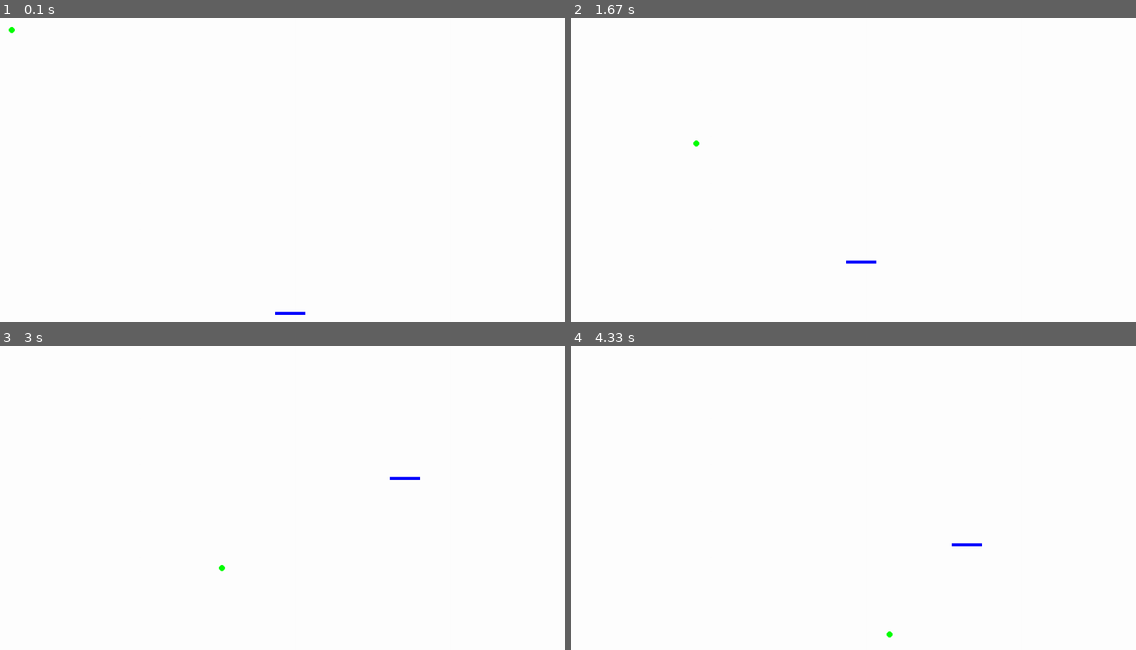
Above: before the commit, frames 1-4 (two rows, left to right).
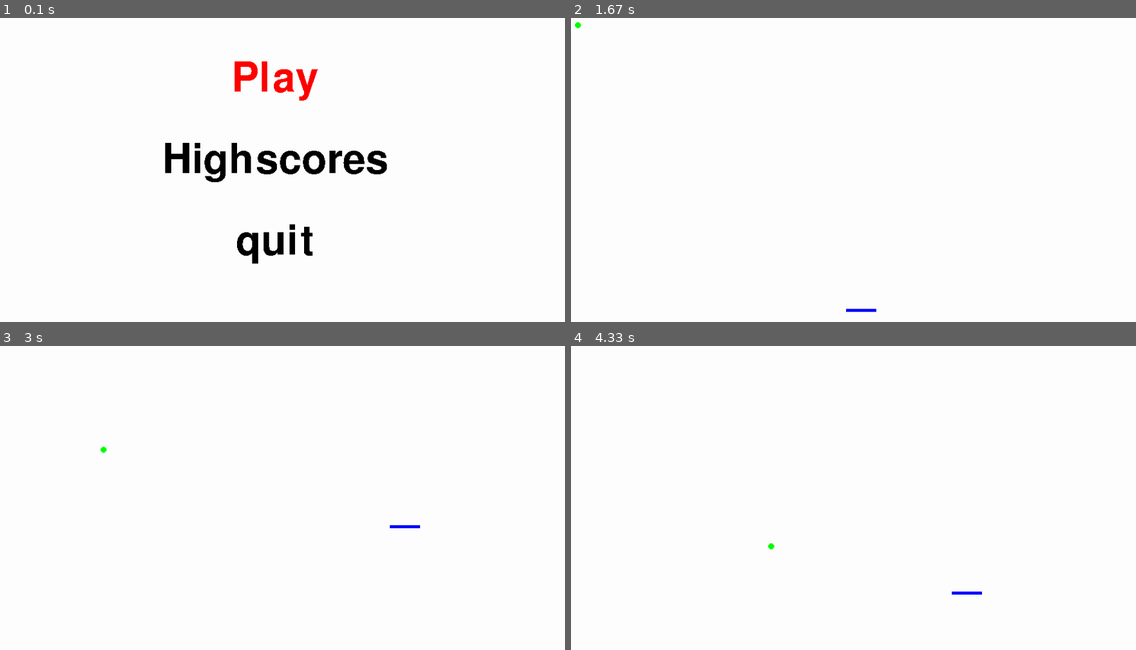
Above: after the commit, the same moments.

Repository: Arcthuruss/breakout
Game: pygame game, started from casse-brique.py
Two runs of this game, one before a commit and one after it. Both use one fixed random seed, a clock stepped at 60 frames per second and the inputs below.
Inputs (mouse positions are in pixels of both pictures, inside the frame that each line leads up to):
- Up to frame 1 (0.1 s): no input
- Up to frame 2 (1.67 s): hold Up 0.33-0.8 s; move the mouse to (825, 176) at 0.37 s; tap Enter at 0.88 s; hold Down 1.22-1.52 s; hold Enter from 1.55 s (still down); hold Up from 1.55 s (still down)
- Up to frame 3 (3 s): release Enter at 1.92 s; release Up at 1.92 s; hold Up 1.95-2.32 s; hold Right 2.35-2.98 s
- Up to frame 4 (4.33 s): hold Down 3.02-3.38 s; hold Left 3.42-3.88 s; hold Right from 3.92 s (still down)

The runs differ from the first frame. In frame 1, 3.4% of the frame differs, in the area x 1-69%, y 2-98%; in frame 2, 0.2%; in frame 3, 0.2%; in frame 4, 0.2%.

Commit message:
added start menu and ambatukam music triggered by ambasing splah text

Diff:
--- a/casse-brique.py
+++ b/casse-brique.py
@@ -6,10 +6,15 @@
 import menu
 
 pygame.mixer.init()
-pygame.mixer.music.load("sounds/musics/"+choice(["pvz_sam","Bury_the_light"])+".ogg")
-
+if splash_text == "Ambasing" :
+    pygame.mixer.music.load("sounds/musics/Ambatukam.ogg")
+else :
+    pygame.mixer.music.load("sounds/musics/"+choice(["pvz_sam","Bury_the_light"])+".ogg")
 
 fenetre = ouvrir_fenetre(largeur_fenetre, hauteur_fenetre)
+
+menu.start(fenetre)
+
 balle=Balle()
 raquette=Raquette(largeur_fenetre//2,hauteur_fenetre-20)
 #shut the fuck up
--- a/gestion_fenetre.py
+++ b/gestion_fenetre.py
@@ -17,8 +17,8 @@
 font = pygame.font.Font("Monocraft.otf", 100)
 
 with open("splash_texts.txt",'r',encoding='utf-8') as f:
-    splash_texts=f.read().split('\n')
-caption = "Casse-Brique : " + choice(splash_texts)
+    splash_text=choice(f.read().split('\n'))
+caption = "Casse-Brique : " + splash_text
 icon = pygame.image.load("textures/vergil_face.jpg")
 
 def ouvrir_fenetre(largeur, hauteur):
--- a/menu.py
+++ b/menu.py
@@ -27,3 +27,38 @@
 
                 case "quit" :
                     exit()
+
+def start(fenetre) :
+    options = ["Play","Highscores","quit"]
+    cursor = 0
+    while 1 :
+        for i,v in enumerate(options) :
+            text = font.render(v, False, RED if cursor == i else BLACK)
+            x, y = largeur_fenetre//2, (hauteur_fenetre//4) * (i+1)
+            fenetre.blit(text, (x - text.get_width() // 2, y - text.get_height() // 2))
+        actualiserAffichage(fenetre)
+        pygame.event.get()
+        clock.tick(60)
+        if pygame.key.get_pressed()[pygame.K_DOWN]:
+            cursor+=1
+            cursor %= len(options)
+            sleep(0.1)
+        if pygame.key.get_pressed()[pygame.K_UP]:
+            cursor-=1
+            if cursor < 0 : cursor=len(options)-1
+            sleep(0.1)
+        if pygame.key.get_pressed()[pygame.K_RETURN] :
+            match options[cursor] :
+                case "Play" :
+                    return
+
+                case "Highscores" :
+                    show_highscores()
+
+                case "quit" :
+                    exit()
+
+
+ #  TODO access xored highscores and show them
+def show_highscores() :
+    pass
Not shown, added: sounds/musics/Ambatukam.ogg
